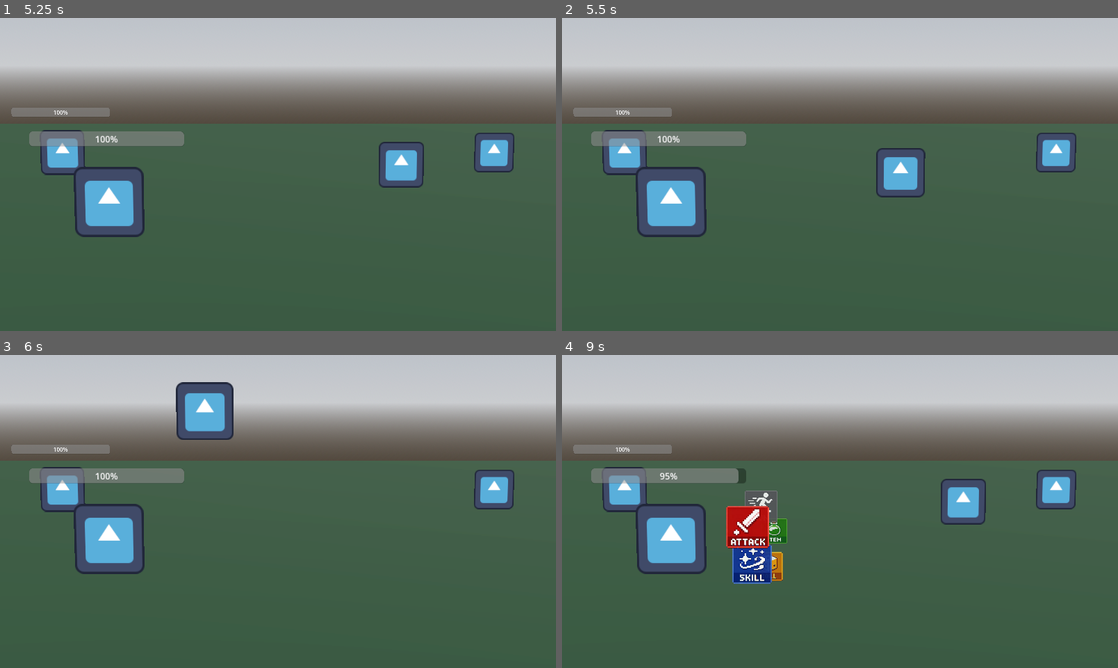
Above: before the commit, frames 1-4 (two rows, left to right).
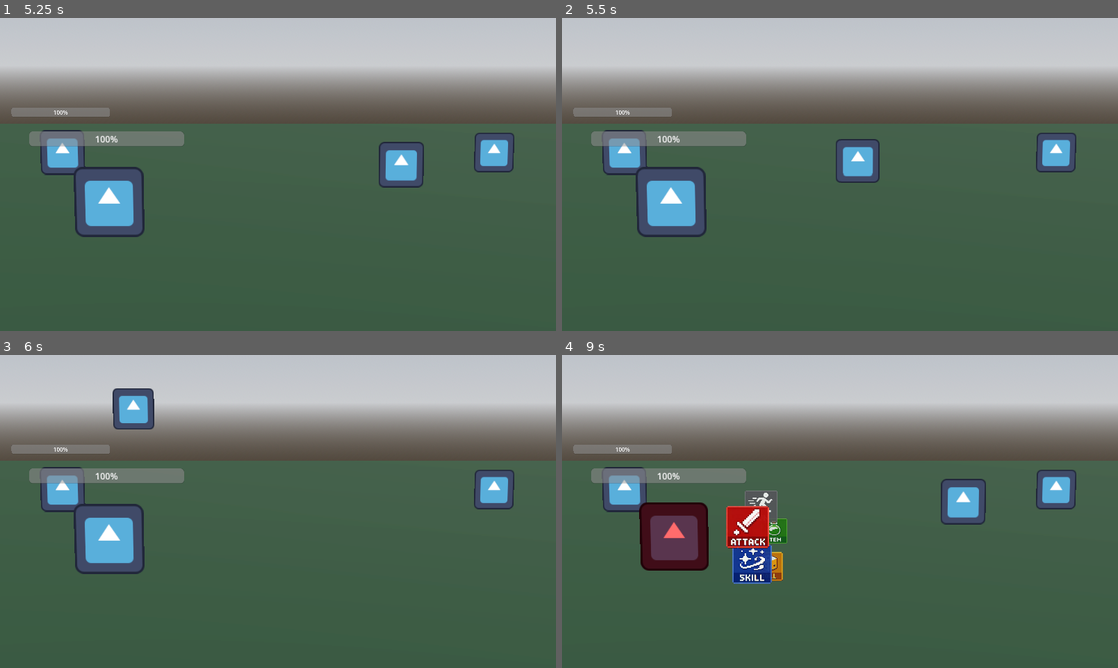
Above: after the commit, the same moments.

Repository: pollution0504/diceGame
Game: Godot game, scene res://Combat/battle_scene.tscn
Two runs of this game, one before a commit and one after it. Both use one fixed random seed, a clock stepped at 60 frames per second and the inputs below. The project has no main scene, so this scene is started directly. The engine's default icon, where the game draws it, is replaced by a stand-in: a white triangle on a blue panel in a dark square.
Inputs:
- Up to frame 1 (5.25 s): tap Enter (ui_accept) at 0.5, 0.77, 1.52, 2.75, 3.02, 3.77, 4.52, 5 s; hold D (right) 0.53-1.28 s; hold S (down) 1.28-2.03 s; hold D (right) 2.03-2.78 s; hold W (up) 2.78-3.53 s; hold A (left) 3.53-5.03 s; hold S (down) from 5.03 s (still down)
- Up to frame 2 (5.5 s): keep holding S (down)
- Up to frame 3 (6 s): release S (down) at 5.78 s; hold D (right) from 5.78 s (still down)
- Up to frame 4 (9 s): tap Enter (ui_accept) at 6.02, 6.77, 7.52 s; release D (right) at 6.53 s; hold W (up) 6.53-7.28 s; hold D (right) 7.28-8.03 s; hold S (down) 8.03-8.78 s; hold A (left) from 8.78 s (still down)

Frame 1 is identical in both runs. In frame 2, 2.4% of the frame differs, in the area x 49-66%, y 38-58%; in frame 3, 2.8%; in frame 4, 3.0%, in the area x 13-34%, y 36-70%.

Commit message:
SO MUCH SHIT (thank you gemini)

Diff:
--- a/Combat/battle_ally.gd
+++ b/Combat/battle_ally.gd
@@ -3,3 +3,23 @@
 signal turn_ended
 
 var combat_menu : CombatMenu
+
+func take_turn(allies: Array, enemies: Array):
+	# Tick down roll duration
+	if dice_roll_turns_remaining > 0:
+		dice_roll_turns_remaining -= 1
+		print(entity_name, " Roll expires in ", dice_roll_turns_remaining, " turns")
+		if dice_roll_turns_remaining == 0:
+			current_dice_roll = -1
+			if combat_menu:
+				combat_menu.update_roll_button(false) # Ungrey out the Dice
+			print(entity_name, " Roll expired!")
+
+	print(entity_name, " turn")
+	if combat_menu:
+		var cam = get_viewport().get_camera_3d()
+		var screen_pos = cam.unproject_position(global_position)
+		combat_menu.position = screen_pos + Vector2(150, 0)
+		combat_menu.open()
+
+	await turn_ended
--- a/Combat/battle_enemy.gd
+++ b/Combat/battle_enemy.gd
@@ -1,6 +1,17 @@
 extends BattleEntity
 class_name BattleEnemy
 
+
+func take_turn(allies: Array, enemies: Array):
+	print(entity_name, " turn")
+	# Small pause for "thinking" moved to BattleScene if needed, or here.
+	# For now, let's keep it here to make it independent.
+	await get_tree().create_timer(1.0).timeout
+
+	var target = choose_target(allies)
+	if target:
+		await Attack(target)
+		print("ouch")
 
 func choose_target(party: Array) -> BattleEntity:
 	# makes an array that filter's out all of the dead party members
--- a/Combat/battle_entity.gd
+++ b/Combat/battle_entity.gd
@@ -10,40 +10,115 @@
 var dice_roll_turns_remaining: int = 0
 const DICE_ROLL_DURATION: int = 3  # lasts x turns after rolling
 
-var status_effects: StatusEffectManager = StatusEffectManager.new()
+var active_statuses: Array[Status] = []
 
 var current_mp: int = 40
 var current_health := 0
 
 var active := false
 var can_attack := true
+var skip_turn := false
 
 signal on_death(BattleEntity)
 #var items := Array[Consumable]
 
-# Called when the node enters the scene tree for the first time.
-func RollDice():
+func _ready():
+	current_health = stats.max_health
+
+func apply_status(new_status: Status):
+	for status in active_statuses:
+		if status.status_name == new_status.status_name:
+			status.stacks += new_status.stacks
+			# Potentially refresh duration
+			status.duration = max(status.duration, new_status.duration)
+			return
+
+	active_statuses.append(new_status)
+
+func process_turn():
+	skip_turn = false
+
+	# Create a duplicate list to iterate through while potentially
+	# removing items from the main list
+	var current_statuses = active_statuses.duplicate()
+	for status in current_statuses:
+		status.on_turn_start(self)
+		status.on_turn_end(self)
+
+		if status.duration == 0:
+			active_statuses.erase(status)
+			print(entity_name, " lost status: ", status.status_name)
+
+	if !is_alive():
+		die()
+
+func take_turn(allies: Array, enemies: Array):
+	# Base implementation does nothing
+	pass
+
+func RollDice(allies: Array = [], enemies: Array = []):
 	current_dice_roll = stats.dice.roll()
+	dice_roll_turns_remaining = DICE_ROLL_DURATION
+
+	# Apply self/ally effects immediately on roll
+	if stats.dice != null:
+		var effects: Array[Effect] = stats.dice.get_effects(current_dice_roll)
+		var roll_effects = effects.filter(func(e):
+			return e.target_type == Effect.Target.SELF or e.target_type == Effect.Target.ALL_ALLIES
+		)
+		apply_effect_array(roll_effects, self, allies, enemies)
 
 
-func Attack(target_entity: BattleEntity):
+func Attack(target_entity: BattleEntity, allies: Array = [], enemies: Array = []):
+	# If the entity hasn't rolled or has no dice, use base attack
+	var effects: Array[Effect] = []
+
 	if stats.dice == null or current_dice_roll == -1:
-		target_entity.TakeDamage(stats.attack)
-		return
+		var dmg = DamageEffect.new()
+		dmg.amount = stats.attack
+		dmg.use_dice_multiplier = false
+		effects.append(dmg)
+	else:
+		if not stats.dice.can_attack(current_dice_roll):
+			return
+		effects = stats.dice.get_effects(current_dice_roll)
+		if effects.is_empty():
+			var dmg = DamageEffect.new()
+			dmg.amount = stats.attack
+			dmg.use_dice_multiplier = true
+			effects.append(dmg)
 
-	if not stats.dice.can_attack(current_dice_roll):
-		return
+	# Passives are applied here
+	effects = _modify_attack_effects(effects)
 
-	# Deal damage using dice multiplier
-	var damage = stats.dice.get_damage_multiplier(current_dice_roll, stats.attack)
-	var damage_given = target_entity.TakeDamage(damage)
-	print(entity_name, " dealt ", damage_given, " damage")
+	# Only apply enemy-targeted effects during the attack hit
+	var attack_effects = effects.filter(func(e):
+		return e.target_type == Effect.Target.ENEMY or e.target_type == Effect.Target.ALL_ENEMIES
+	)
 
-	# Apply enemy effects (bleed, poison, etc)
-	var effects: Array[Effect] = stats.dice.get_effects(current_dice_roll)
+	apply_effect_array(attack_effects, target_entity, allies, enemies)
+
+func _modify_attack_effects(effects: Array[Effect]) -> Array[Effect]:
+	var modified_effects = effects.duplicate()
+
+	for status in active_statuses:
+		modified_effects = status.modify_attack_effects(self, modified_effects)
+
+	return modified_effects
+
+func apply_effect_array(effects: Array[Effect], target_entity: BattleEntity, allies: Array = [], enemies: Array = []):
 	for effect in effects:
-		if effect.target == Effect.Target.ENEMY:
-			effect.apply(self, target_entity)
+		match effect.target_type:
+			Effect.Target.SELF:
+				effect.apply(self, self)
+			Effect.Target.ENEMY:
+				effect.apply(self, target_entity)
+			Effect.Target.ALL_ALLIES:
+				for ally in allies:
+					effect.apply(self, ally)
+			Effect.Target.ALL_ENEMIES:
+				for enemy in enemies:
+					effect.apply(self, enemy)
 
 func Heal(amount: int):
 	current_health = min(current_health + amount, stats.max_health)
@@ -69,9 +144,6 @@
 
 func is_alive() -> bool:
 	return current_health > 0
-
-func _ready():
-	current_health = stats.max_health
 
 const HIT_FLASH_DURATION := 0.1
 const HIT_FADE_DURATION := 0.2
--- a/Combat/battle_minion.gd
+++ b/Combat/battle_minion.gd
@@ -1,7 +1,7 @@
 extends BattleEnemy
 class_name BattleMinion
 
-func Attack(target_entity : BattleEntity):
+func Attack(target_entity : BattleEntity, allies: Array = [], enemies: Array = []):
 	await PlayAttackAnimation(target_entity)
 	super(target_entity)
 
--- a/Combat/battle_player.gd
+++ b/Combat/battle_player.gd
@@ -34,7 +34,7 @@
 const HOP_BACK_HEIGHT := 1.0
 const SWORD_SLICE_START_TIME := 0.17
 
-func Attack(target_entity: BattleEntity):
+func Attack(target_entity: BattleEntity, allies: Array = [], enemies: Array = []):
 	if stats.dice != null and current_dice_roll != -1 and not stats.dice.can_attack(current_dice_roll):
 		return
 	await PlayAttackAnimation(target_entity)
@@ -87,15 +87,10 @@
 	tween.tween_callback(func():
 		voice_line.stream = SWORD_SLICE
 		voice_line.play(SWORD_SLICE_START_TIME)
-		print("tween callback fired!")
+		print("Impact callback fired!")
 
-		# THIS IS ATTACK
-		# IF ENTITY HAS NO DICE OR HASN'T ROLLED YET
-		if stats.dice == null or current_dice_roll == -1:
-			target_entity.TakeDamage(stats.attack)
-		else:
-			var damage = stats.dice.get_damage_multiplier(current_dice_roll, stats.attack)
-			target_entity.TakeDamage(damage)
+		# Call base Attack to handle effect logic
+		super.Attack(target_entity)
 	)
 
 	# 4. PARABOLIC HOP BACK
--- a/Combat/battle_scene.gd
+++ b/Combat/battle_scene.gd
@@ -120,42 +120,20 @@
 
 	var current_actor = turn_queue.pop_front()
 
+	# Process status effects at the start of the turn
+	current_actor.process_turn()
+
 	if not current_actor.is_alive():
 		advance_turn()
 		return
 
-	if current_actor is BattleEnemy:
-		await enemy_turn(current_actor)
-	else:
-		await ally_turn(current_actor)
-
-func ally_turn(actor: BattleAlly):
-	# Tick down roll duration
-	if actor.dice_roll_turns_remaining > 0:
-		actor.dice_roll_turns_remaining -= 1
-		print("Roll expires in ", actor.dice_roll_turns_remaining, " turns")
-		if actor.dice_roll_turns_remaining == 0:
-			actor.current_dice_roll = -1
-			actor.combat_menu.update_roll_button(false) # Ungrey out the Dice
-			print("Roll expired!")
-
-	print(actor.name," ally turn")
-	print(actor.current_health)
-	var cam = get_viewport().get_camera_3d()
-	var screen_pos = cam.unproject_position(actor.global_position)
-	actor.combat_menu.position = screen_pos + Vector2(150, 0)
-	actor.combat_menu.open()	# The menu will trigger _on_attack_decision via signal
-
-	await actor.turn_ended
-	advance_turn()
-
-func enemy_turn(actor: BattleEnemy):
-	print("enemy turn")
-	await get_tree().create_timer(ENEMY_TURN_DELAY).timeout # Small pause for "thinking"
-	var target = actor.choose_target([allies.pick_random()])
-	if target:
-		await actor.Attack(target)
-		print("ouch")
+	if current_actor.skip_turn:
+		print(current_actor.entity_name, " skips turn!")
+		advance_turn()
+		return
+
+	# The actor now knows how to take its own turn
+	await current_actor.take_turn(allies, enemies)
 	advance_turn()
 
 func enemy_death(actor: BattleEnemy):
@@ -236,7 +214,7 @@
 
 	if target_idx != -1:
 		var target = enemies[target_idx]
-		await source_entity.Attack(target)
+		await source_entity.Attack(target, allies, enemies)
 
 	source_entity.turn_ended.emit()
 
@@ -248,16 +226,7 @@
 	source_entity.combat_menu.close()
 
 	AudioManager.play_sound(dice_roll_sfx)
-	source_entity.RollDice()
-	print(source_entity.current_dice_roll)
-	source_entity.dice_roll_turns_remaining = BattleEntity.DICE_ROLL_DURATION
-
-	# Apply self effects immediately on roll
-	if source_entity.stats.dice != null:
-		var effects: Array[Effect] = source_entity.stats.dice.get_effects(source_entity.current_dice_roll)
-		for effect in effects:
-			if effect.target == Effect.Target.SELF:
-				effect.apply(source_entity, source_entity)
+	source_entity.RollDice(allies, enemies)
 
 	await get_tree().create_timer(DICE_TIMER_DURATION).timeout
 
--- a/Combat/diceScripts/dice.gd
+++ b/Combat/diceScripts/dice.gd
@@ -26,5 +26,11 @@
 	# This is if you haven't rolled dice yet (dice_roll = -1)
 	return 1
 
+func get_effects(result: int) -> Array[Effect]:
+	var dmg = DamageEffect.new()
+	dmg.amount = 10
+	dmg.use_dice_multiplier = true
+	return [dmg]
+
 func get_effect(result: int) -> Dictionary:
 	return { "type": "attack", "damage": get_damage_multiplier(result, 10) }
--- /dev/null
+++ b/Combat/diceScripts/infused_die.gd
@@ -0,0 +1,20 @@
+extends Dice
+class_name InfusedDie
+
+func get_effects(result: int) -> Array[Effect]:
+	var effects : Array[Effect] = []
+
+	# Base damage effect
+	var dmg = DamageEffect.new()
+	dmg.amount = 10
+	dmg.use_dice_multiplier = true
+	effects.append(dmg)
+
+	# If roll > 10, apply Burn Infusion to all allies
+	if result > 10:
+		var infusion = BurnInfusionEffect.new()
+		infusion.target_type = Effect.Target.ALL_ALLIES
+		effects.append(infusion)
+		print("Roll > 10! Applying Burn Infusion to all allies!")
+
+	return effects
--- a/Combat/diceScripts/wooden_die.gd
+++ b/Combat/diceScripts/wooden_die.gd
@@ -10,9 +10,20 @@
 
 
 func get_effects(result: int) -> Array[Effect]:
+	var effects : Array[Effect] = []
+
 	if result >= 0 and result <= 5:
 		var heal = HealEffect.new()
 		heal.amount = 15
-		return [heal]
+		effects.append(heal)
+	elif result > 5:
+		var dmg = DamageEffect.new()
+		dmg.amount = 10 # Base damage
+		dmg.use_dice_multiplier = true
+		effects.append(dmg)
 
-	return []
+		if result == 20:
+			var burn = BurnEffect.new()
+			effects.append(burn)
+
+	return effects
--- a/Combat/effectScripts/attack_effect.gd
+++ b/Combat/effectScripts/attack_effect.gd
@@ -2,8 +2,8 @@
 class_name AttackEffect
 
 func _init():
-	target = Effect.Target.ENEMY
+	target_type = Effect.Target.ENEMY
 
-func apply(attacker: BattleEntity, defender: BattleEntity):
-	var damage = attacker.stats.dice.get_damage_multiplier(attacker.current_dice_roll, attacker.stats.attack)
-	defender.TakeDamage(damage)
+func apply(source: BattleEntity, target: BattleEntity):
+	var damage = source.stats.dice.get_damage_multiplier(source.current_dice_roll, source.stats.attack)
+	target.TakeDamage(damage)
--- /dev/null
+++ b/Combat/effectScripts/burn_effect.gd
@@ -0,0 +1,6 @@
+extends StatusEffect
+class_name BurnEffect
+
+func _init():
+	target_type = Effect.Target.ENEMY
+	status_to_apply = BurnStatus.new()
--- /dev/null
+++ b/Combat/effectScripts/burn_infusion_effect.gd
@@ -0,0 +1,6 @@
+extends StatusEffect
+class_name BurnInfusionEffect
+
+func _init():
+	target_type = Effect.Target.SELF
+	status_to_apply = BurnInfusionStatus.new()
--- /dev/null
+++ b/Combat/effectScripts/burn_infusion_status.gd
@@ -0,0 +1,12 @@
+extends Status
+class_name BurnInfusionStatus
+
+func _init():
+	status_name = "burn_infusion"
+
+func modify_attack_effects(entity: BattleEntity, effects: Array[Effect]) -> Array[Effect]:
+	var modified_effects = effects.duplicate()
+	var burn_effect = BurnEffect.new()
+	modified_effects.append(burn_effect)
+	print("Burn Infusion adds Burn Effect to the attack!")
+	return modified_effects
--- /dev/null
+++ b/Combat/effectScripts/burn_status.gd
@@ -0,0 +1,10 @@
+extends Status
+class_name BurnStatus
+
+func _init():
+	status_name = "burn"
+
+func on_turn_start(entity: BattleEntity):
+	var damage = 6 * stacks
+	entity.TakeDamage(damage)
+	print(entity.entity_name, " burned for ", damage)
--- /dev/null
+++ b/Combat/effectScripts/damage_effect.gd
@@ -0,0 +1,16 @@
+extends Effect
+class_name DamageEffect
+
+@export var amount: int = 10
+@export var use_dice_multiplier: bool = true
+
+func _init():
+	target_type = Effect.Target.ENEMY
+
+func apply(source: BattleEntity, target: BattleEntity):
+	var damage = amount
+	if use_dice_multiplier and source.stats.dice:
+		damage = source.stats.dice.get_damage_multiplier(source.current_dice_roll, amount)
+
+	var damage_dealt = target.TakeDamage(damage)
+	print(source.entity_name, " dealt ", damage_dealt, " damage to ", target.entity_name)
--- a/Combat/effectScripts/effect.gd
+++ b/Combat/effectScripts/effect.gd
@@ -1,8 +1,8 @@
 extends Resource
 class_name Effect
 
-enum Target { SELF, ENEMY }
-var target: Target = Target.ENEMY
+enum Target { SELF, ENEMY, ALL_ALLIES, ALL_ENEMIES }
+@export var target_type: Target = Target.ENEMY
 
-func apply(attacker: BattleEntity, defender: BattleEntity):
+func apply(source: BattleEntity, target: BattleEntity):
 	pass
--- a/Combat/effectScripts/heal_effect.gd
+++ b/Combat/effectScripts/heal_effect.gd
@@ -5,15 +5,16 @@
 var use_percentage: bool = false  # if true, heals % of max health instead of flat
 
 func _init():
-	target = Effect.Target.SELF
+	target_type = Effect.Target.SELF
 
-func apply(attacker: BattleEntity, defender: BattleEntity = null):
+func apply(source: BattleEntity, target: BattleEntity):
+	var heal_target = target if target else source
 	var heal_amount = 0
 
 	if use_percentage:
-		heal_amount = int(attacker.stats.max_health * amount / 100.0)
+		heal_amount = int(heal_target.stats.max_health * amount / 100.0)
 	else:
 		heal_amount = amount
 
-	attacker.Heal(heal_amount)
-	print("Healed ", heal_amount, " HP! Current HP: ", attacker.current_health)
+	heal_target.Heal(heal_amount)
+	print(heal_target.entity_name, " healed ", heal_amount, " HP! Current HP: ", heal_target.current_health)
--- /dev/null
+++ b/Combat/effectScripts/status.gd
@@ -0,0 +1,19 @@
+extends Resource
+class_name Status
+
+@export var status_name: String = ""
+@export var stacks: int = 1
+@export var duration: int = 3 # Turns remaining, -1 for infinite
+
+func on_turn_start(entity: BattleEntity):
+	pass
+
+func on_turn_end(entity: BattleEntity):
+	if duration > 0:
+		duration -= 1
+
+func modify_attack_effects(entity: BattleEntity, effects: Array[Effect]) -> Array[Effect]:
+	return effects
+
+func on_damage_taken(entity: BattleEntity, damage: int):
+	pass
--- a/Combat/effectScripts/status_effect.gd
+++ b/Combat/effectScripts/status_effect.gd
@@ -2,13 +2,17 @@
 extends Effect
 class_name StatusEffect
 
-var effect_name: String = ""
+@export var status_to_apply: Status
 var stacks: int = 1
 
 func _init():
-	target = Effect.Target.ENEMY
+	target_type = Effect.Target.ENEMY
 
-func apply(attacker: BattleEntity, defender: BattleEntity):
-	# Just registers with the manager, doesn't do damage itself
-	defender.status_effects.apply_effect(effect_name, stacks)
-	print("Applied ", effect_name, " x", stacks)
+func apply(source: BattleEntity, target: BattleEntity):
+	if status_to_apply:
+		# Important: We duplicate the resource so each instance
+		# tracks its own stacks and duration independently.
+		var status_instance = status_to_apply.duplicate()
+		status_instance.stacks = stacks
+		target.apply_status(status_instance)
+		print("Applied ", status_instance.status_name, " x", stacks, " to ", target.entity_name)
--- a/Combat/effectScripts/status_effect_manager.gd
+++ /dev/null
@@ -1,18 +0,0 @@
-extends Resource
-class_name StatusEffectManager
-
-var active_effects: Dictionary = {}
-
-func apply_effect(effect_name: String, stacks: int = 1):
-	if active_effects.has(effect_name):
-		active_effects[effect_name] = min(active_effects[effect_name] + stacks, 5)
-	else:
-		active_effects[effect_name] = stacks
-
-func process_turn(entity: BattleEntity):
-	for effect in active_effects.keys():
-		match effect:
-			"poison": entity.TakeDamage(5 * active_effects[effect])
-			"bleed":  entity.TakeDamage(8 * active_effects[effect])
-			"burn":   entity.TakeDamage(6 * active_effects[effect])
-			"paralyzed": entity.skip_turn = true
--- a/Combat/player.tscn
+++ b/Combat/player.tscn
@@ -2,12 +2,11 @@
 
 [ext_resource type="Texture2D" uid="uid://q1dd1vb8jr1f" path="res://icon.svg" id="1_cbytb"]
 [ext_resource type="Script" uid="uid://cwsvb470r8u3q" path="res://Combat/battle_player.gd" id="2_2y06h"]
-[ext_resource type="Script" uid="uid://bejcl2soe50v2" path="res://Combat/diceScripts/wooden_die.gd" id="2_nyq6c"]
+[ext_resource type="Script" uid="uid://bq2k64smf7r0o" path="res://Combat/diceScripts/infused_die.gd" id="2_nyq6c"]
 [ext_resource type="Script" uid="uid://c1wwrehvk76cp" path="res://Combat/battle_stats.gd" id="3_nyq6c"]
 
 [sub_resource type="Resource" id="Resource_n0l53"]
 script = ExtResource("2_nyq6c")
-metadata/_custom_type_script = "uid://bejcl2soe50v2"
 
 [sub_resource type="Resource" id="Resource_hrir6"]
 script = ExtResource("3_nyq6c")
Not shown, added: Combat/diceScripts/infused_die.gd.uid
Not shown, added: Combat/effectScripts/burn_effect.gd.uid
Not shown, added: Combat/effectScripts/burn_infusion_effect.gd.uid
Not shown, added: Combat/effectScripts/burn_infusion_status.gd.uid
Not shown, added: Combat/effectScripts/burn_status.gd.uid
Not shown, added: Combat/effectScripts/damage_effect.gd.uid
Not shown, added: Combat/effectScripts/status.gd.uid
Not shown, removed: Combat/effectScripts/status_effect_manager.gd.uid
